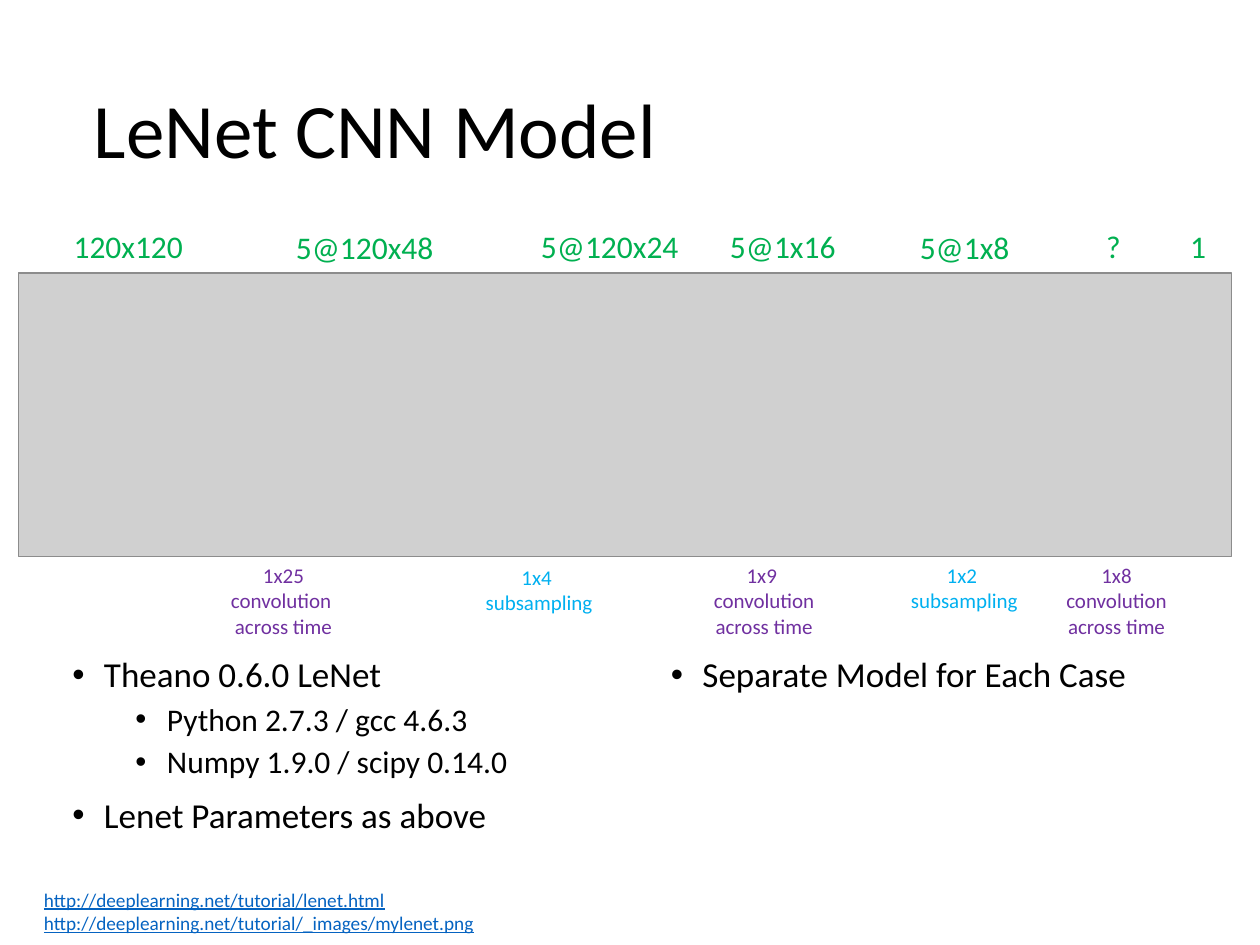
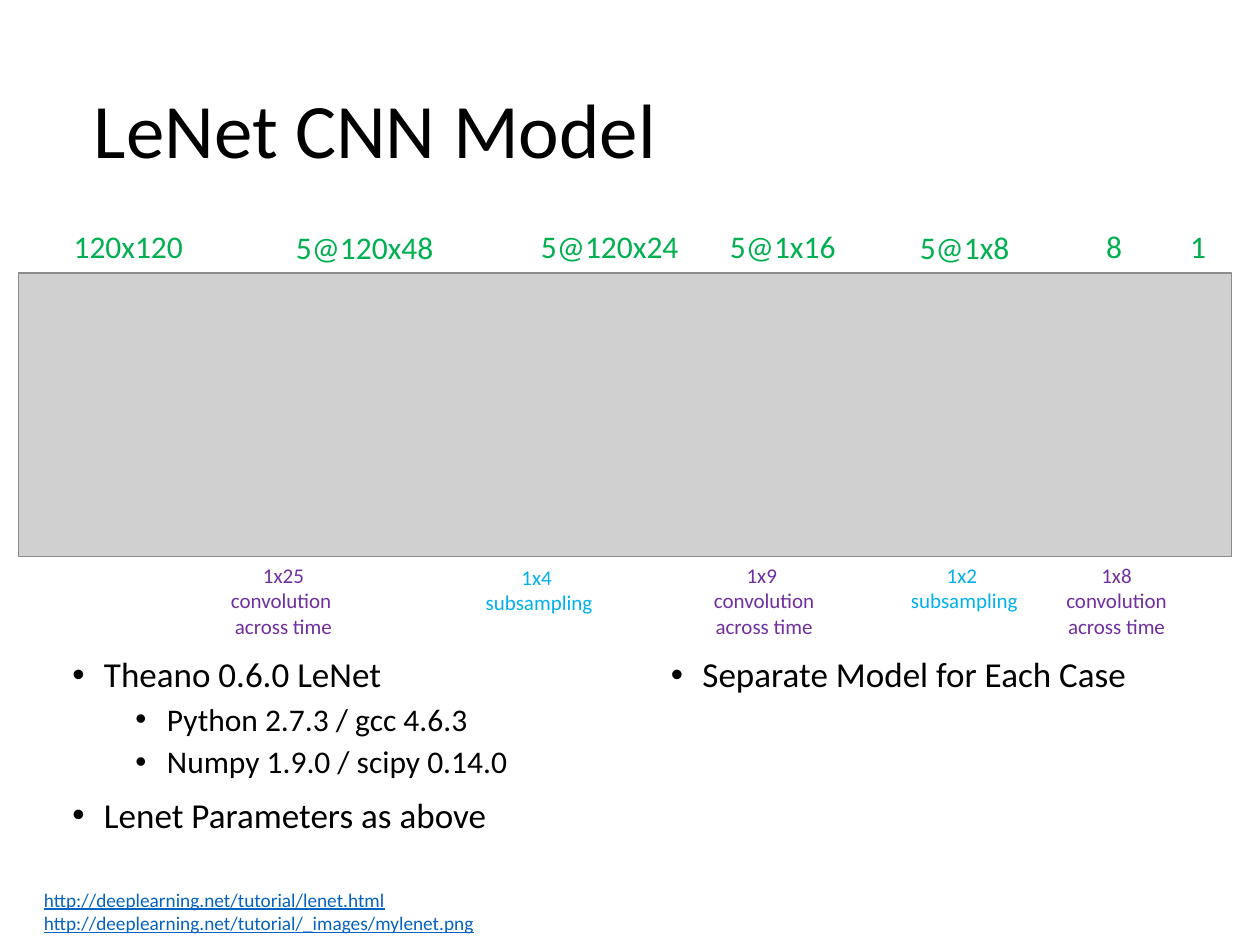
Before and after one commit to rbroberg/uccs.edu, a slide deck: slide 10 of cs5870/project/LeNet5 EEG.pptx (slide 9 before the commit). Drawn at 1260x945 pixels with LibreOffice and Linux fonts; fonts in the diff are those of the drawing; grey boxes stand for pictures. Boxes give left, top, right and bottom in pixels: in the first picture for what was removed or moved away, otherwise in the second. Text is boxed around its words. In the diff, an @@ line names an element or a change of style, - is before the commit and + after.

```diff
--- a/cs5870/project/LeNet5 EEG.pptx
+++ b/cs5870/project/LeNet5 EEG.pptx
@@ text at box(1106, 236, 1122, 259): text changed @@
-?
+8
```
Also in this commit, not shown: 2 other slides changed, 1 slide added, 2 other files.
